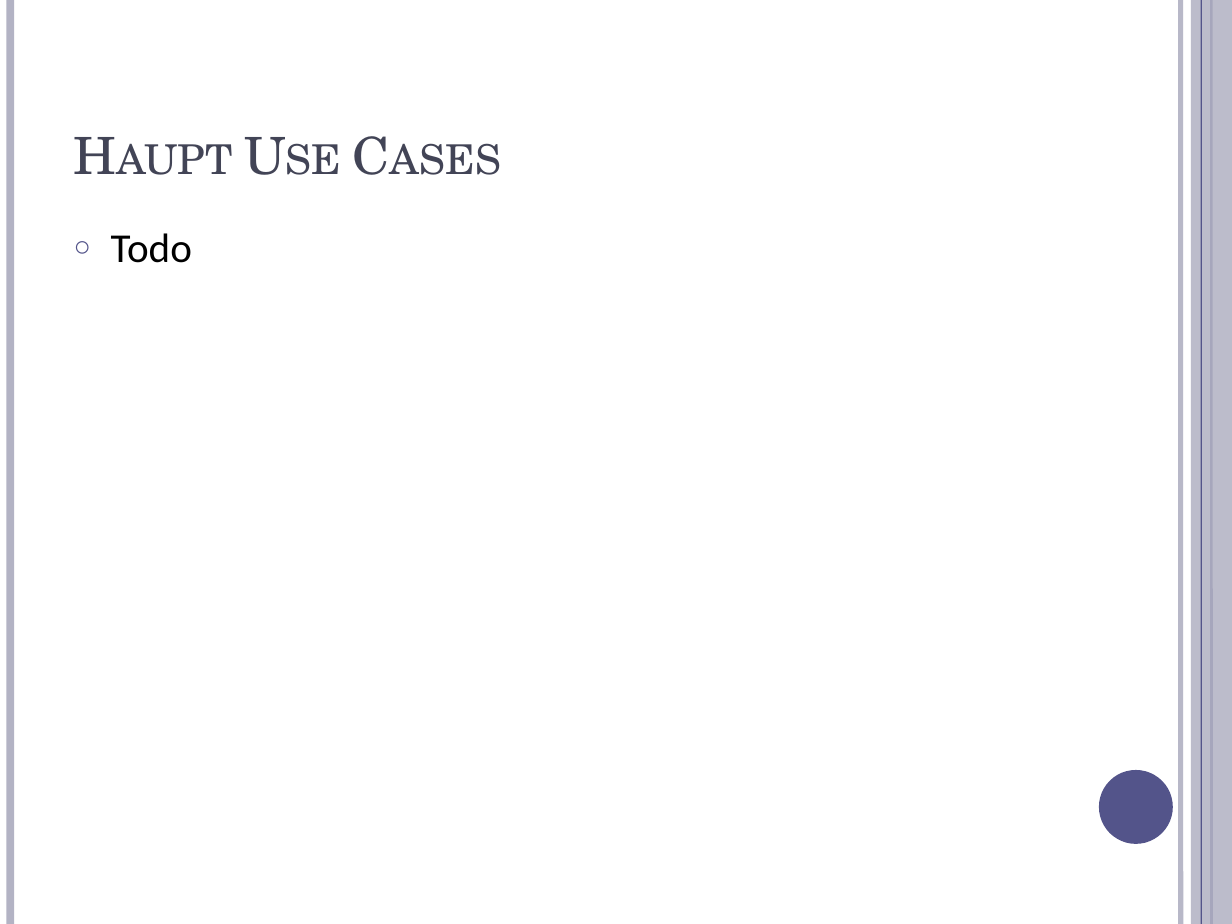
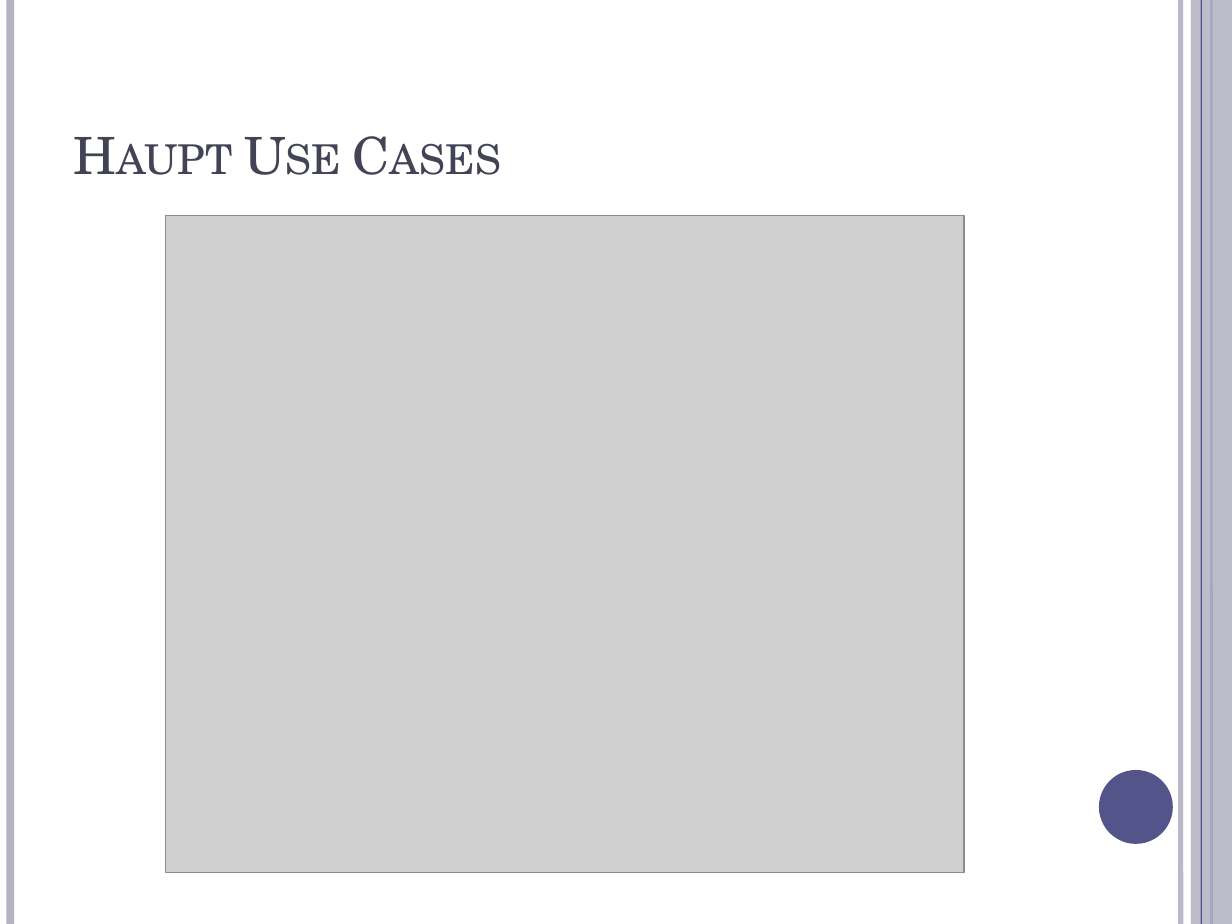
Before and after one commit to stoeffel/SEPS-GRP1, a slide deck: slide 6 of documentation/presentation/Analyse/Analyse.pptx. Drawn at 1232x924 pixels with LibreOffice and Linux fonts; fonts in the diff are those of the drawing; grey boxes stand for pictures. Boxes give left, top, right and bottom in pixels: in the first picture for what was removed or moved away, otherwise in the second. Text is boxed around its words. In the diff, an @@ line names an element or a change of style, - is before the commit and + after.

```diff
--- a/documentation/presentation/Analyse/Analyse.pptx
+++ b/documentation/presentation/Analyse/Analyse.pptx
@@ text removed at bbox=[111, 233, 192, 263] @@
-○ Todo
@@ picture added at bbox=[165, 216, 963, 872] @@
```
Also in this commit, not shown: 1 other file.
